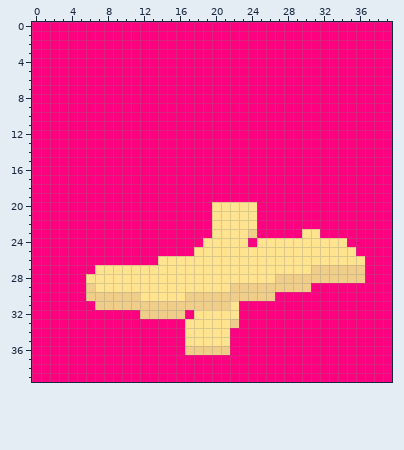
Pixel-art sprite: art/resources/timber_1.png. This is how it looked before the edit.
The file is 40x40 pixels. Colours within 5 levels of each other are drawn and written as one.
Now the later version:
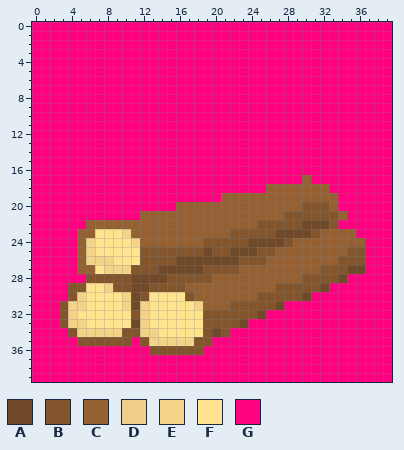
Palette (. is transparent): A #6f4928  B #82552d  C #966132  D #f0cd89  E #f2d388  F #ffe38e  G #ff0080
The exact change:
y 17: x 30 G -> C
y 18: x 26..32 GGGGGGG -> CCCCCCC
y 19: x 21..33 GGGGGGGGGGGGG -> CCCCCCCCCCCCC
y 20: x 16..33 GGGGFFFFFGGGGGGGGG -> CCCCCCCCCCCCCCBBBC
y 21: x 12..34 GGGGGGGGFFFFFGGGGGGGGGG -> CCCCCCCCCCCCCCCCBBBBBBC
y 22: x 6..33 GGGGGGGGGGGGGGFFFFFGGGGGGGGG -> CCCCCCCCCCCCCCCCCCCBBBBBAAAB
y 23: x 5..35 GGGGGGGGGGGGGGGFFFFDGGGGGFFGGGG -> CCFFFECCCCCCCCCCCBBBBBAAAABCCCC
y 24: x 5..36 GGGGGGGGGGGGGGFFFFFGFFFFFFFFFFGG -> CEFFFFECCCCCCCBBBBBAAAABCCCCCCCC
y 25: x 5..36 GGGGGGGGGGGGGFFFFFFFFFFFFFFFFFFG -> CEFFFFFBBBBBBBABBAAABBCCCCCCCCBB
y 26: x 5..36 GGGGGGGGGFFFFFFFFFFFFFFFFFFFFFFF -> CEEEFFFBBBBAAAAAAABBBCCCCCCCCBBB
y 27: x 5..6 GG -> CC; x 8..36 FFFFFFFFFFFFFFFFFFFFFFFDDDDDD -> EEEBBBAAAAABBBBCCCCCCCCCBBBAA
y 28: x 6..36 FFFFFFFFFFFFFFFFFFFFFDDDDDDDDDD -> BBBBBAAAABBBBBCCCCCCCCCCBBBBAGG
y 29: x 4..6 GGD -> BBF; x 8..32 FFFFFFFFFFFFFFDDDDDDDDDGG -> EBBAABBBBCCCCCCCCCCBBBBBA
y 30: x 4..12 GGDDDDDDF -> BEFFFFEAB; x 17..30 DDDDDDDDDDGGGG -> BCCCCCCCBBBBBA
y 31: x 3..27 GGGGDDDDDDDDDDDDDDDFGGGGG -> BEEFFFFEAEFFFFFECCCBBBBBA
y 32: x 3..17 GGGGGGGGGDDDDDG -> BEFFFFFFBEFFFFF; x 19..25 FFFFGGG -> BBBBBBA
y 33: x 3..16 GGGGGGGGGGGGGG -> BEEFFFFFAEFFFF; x 19..23 FFFDG -> BBBBA
y 34: x 4..16 GGGGGGGGGGGGG -> BEEEEEBBEEFFF; x 19..21 FFF -> BAB
y 35: x 5..10 GGGGGG -> BBBBBB; x 12..21 GGGGGFFFFF -> BEEEEEBBGG
y 36: x 13..21 GGGGDDDDD -> BBBBBBGGG
